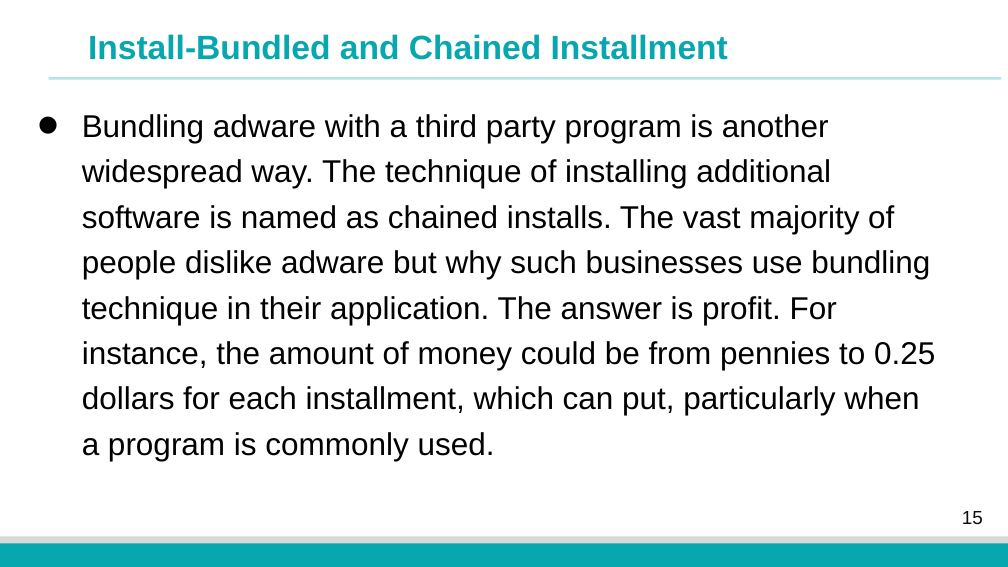
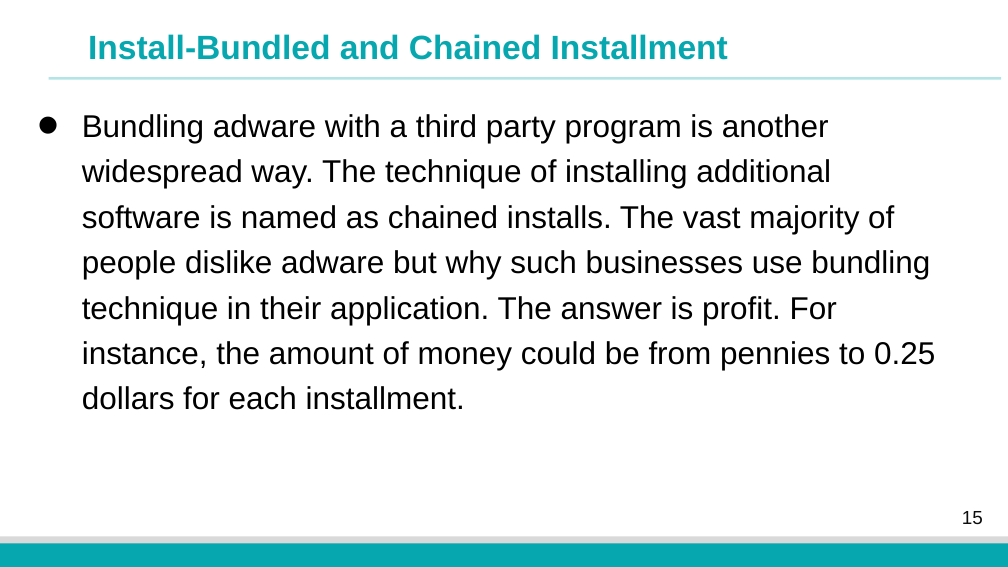
Before and after one commit to fangtian-zhong/fangtian-zhong.github.io, a slide deck: slide 15 of assets/slides/CSCI_591_Malicious_Code_Analysis_12.pptx. Drawn at 1008x567 pixels with LibreOffice and Linux fonts; fonts in the diff are those of the drawing; background and template pictures are left out. Boxes give left, top, right and bottom in pixels: in the first picture for what was removed or moved away, otherwise in the second. Text is boxed around its words. In the diff, an @@ line names an element or a change of style, - is before the commit and + after.

```diff
--- a/assets/slides/CSCI_591_Malicious_Code_Analysis_12.pptx
+++ b/assets/slides/CSCI_591_Malicious_Code_Analysis_12.pptx
@@ text at box(82, 114, 935, 410): text changed @@
-• Bundling adware with a third party program is another widespread way. The technique of installing additional software is named as chained installs. The vast majority of people dislike adware but why such businesses use bundling technique in their application. The answer is profit. For instance, the amount of money could be from pennies to 0.25 dollars for each installment, which can put, particularly when a program is commonly used.
+• Bundling adware with a third party program is another widespread way. The technique of installing additional software is named as chained installs. The vast majority of people dislike adware but why such businesses use bundling technique in their application. The answer is profit. For instance, the amount of money could be from pennies to 0.25 dollars for each installment.
```
Also in this commit, not shown: 10 other slides changed.
